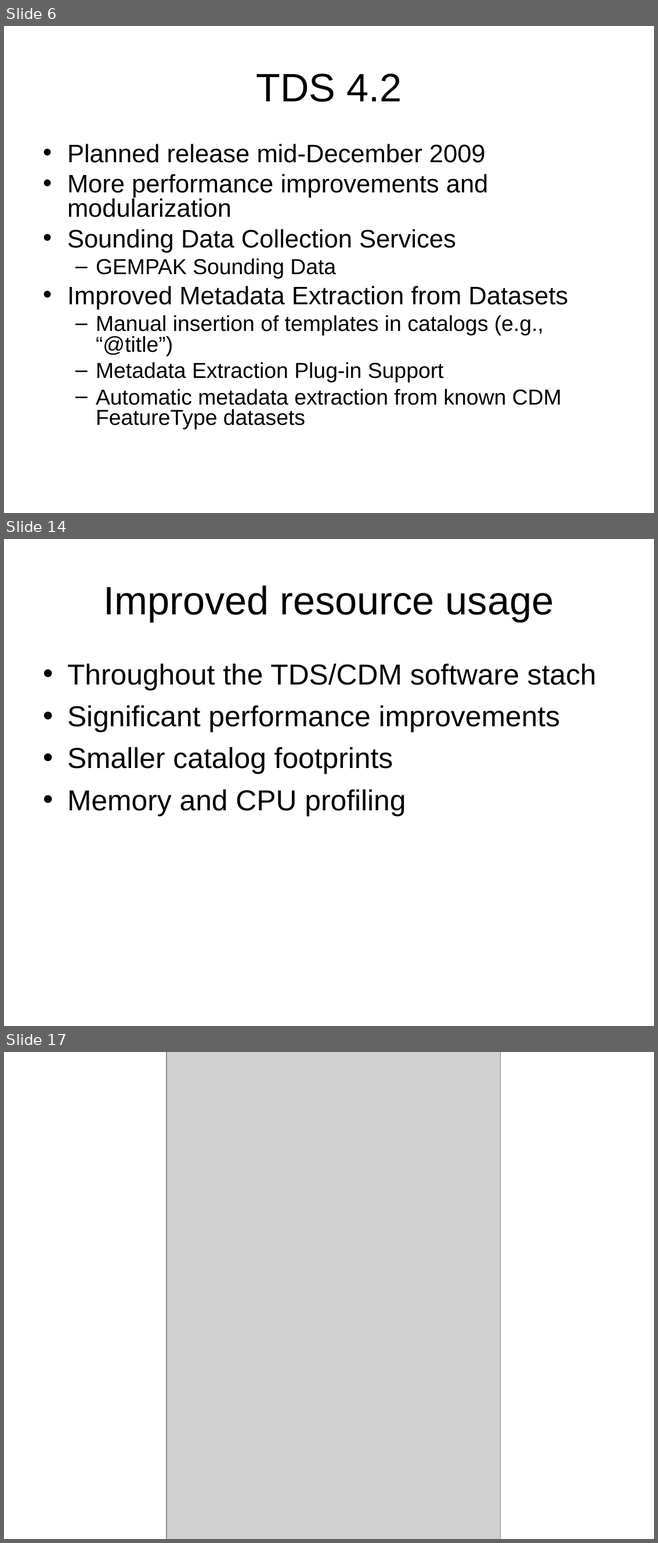
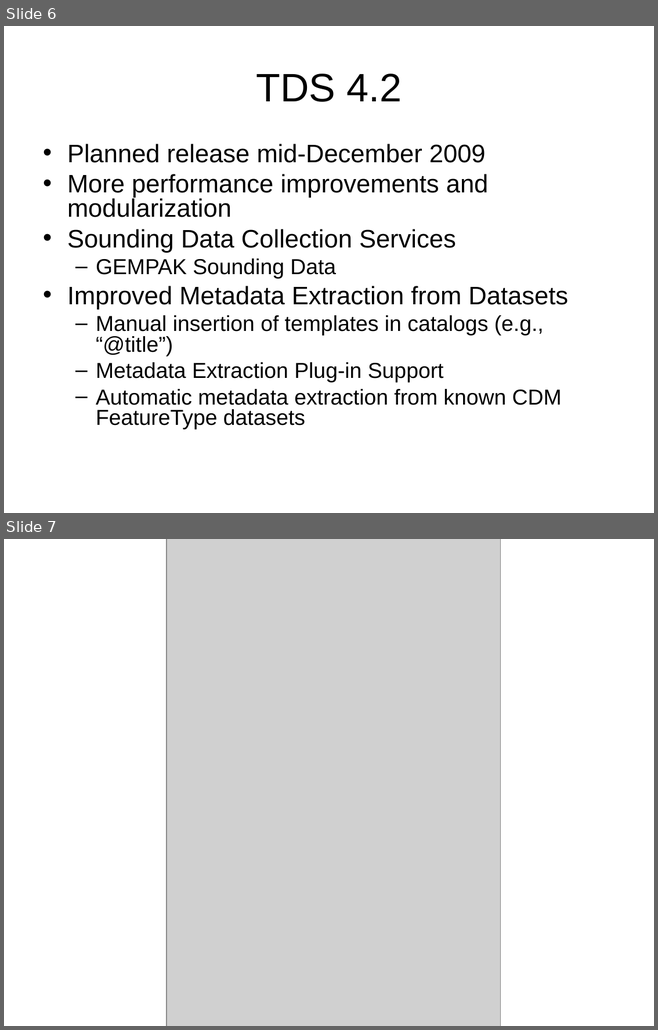
Before and after one commit to ooici-eoi/THREDDS, a slide deck: docs/web/thredds/tech/tutorial/TDS4.ppt. Shown one above the other, each under a label of ours: slides 6, 14 and 17 before the commit, slides 6 and 7 after it; the slides between them are not shown. The pictures are 658x1543 and 658x1030 pixels, drawn with LibreOffice and Linux fonts; fonts in the diff are those of the drawing; grey boxes stand for pictures; background and template pictures are left out. Boxes give left, top, right and bottom in pixels: in the first picture for what was removed or moved away, otherwise in the second. Text is boxed around its words. In the diff, an @@ line names an element or a change of style, - is before the commit and + after.

```diff
--- a/docs/web/thredds/tech/tutorial/TDS4.ppt
+++ b/docs/web/thredds/tech/tutorial/TDS4.ppt
@@ slide 14 removed at (4,539,654,1026), background picture (left out) @@
@@ title removed at (104,585,553,622) @@
-Improved resource usage
@@ text removed at (67,664,596,816) @@
-• Throughout the TDS/CDM software stach
-• Significant performance improvements
-• Smaller catalog footprints
-• Memory and CPU profiling
@@ what was slide 17 is now slide 7 @@
```
Also in this commit, not shown: 9 other slides removed, 2 other files.
